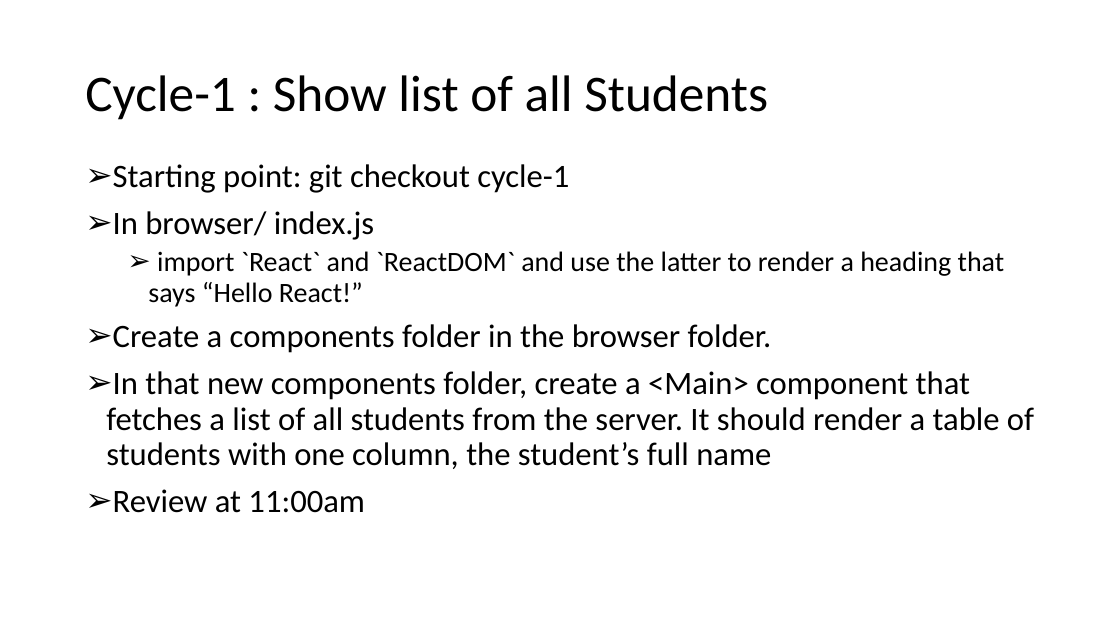
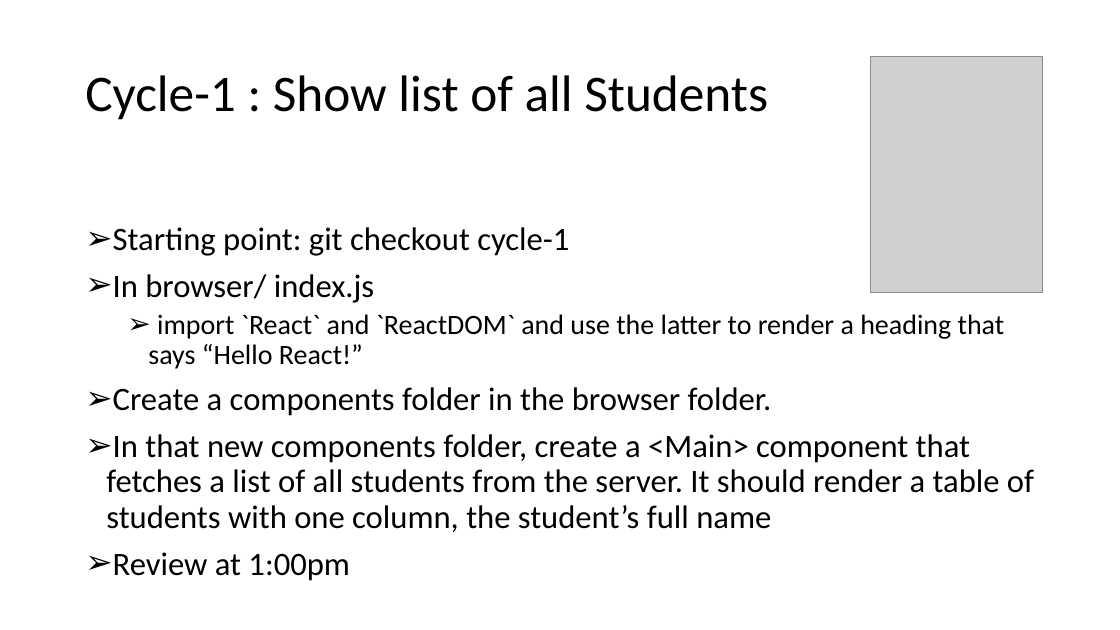
Before and after one commit to FullstackAcademy/Study-Saturday-React, a slide deck: slide 3 of Study Staurday - w3.pptx. Drawn at 1120x630 pixels with LibreOffice and Linux fonts; fonts in the diff are those of the drawing; grey boxes stand for pictures. Boxes give left, top, right and bottom in pixels: in the first picture for what was removed or moved away, otherwise in the second. Text is boxed around its words. In the diff, an @@ line names an element or a change of style, - is before the commit and + after.

Commit message:
added pdf of ppt for students and fellows

```diff
--- a/Study Staurday - w3.pptx
+++ b/Study Staurday - w3.pptx
@@ picture added at [871,56,1043,292] @@
@@ text "Starting point: git checkout cycle-1": place and size @@
-text "Starting point: git checkout cycle-1" at [106,164,1034,513]
+text "Starting point: git checkout cycle-1" at [106,227,1034,581]
@@ text at [113,552,350,581]: text changed @@
-➢ Review at 11:00am
+➢ Review at 1:00pm
```
Also in this commit, not shown: 1 slide added, 2 slides removed.
